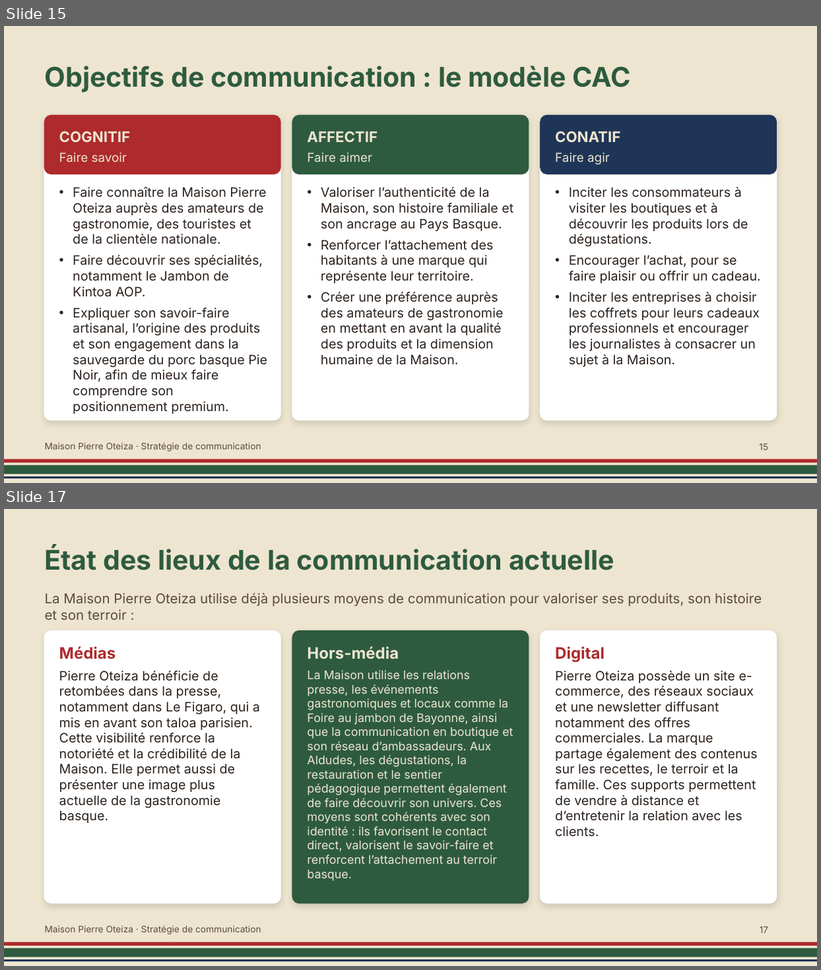
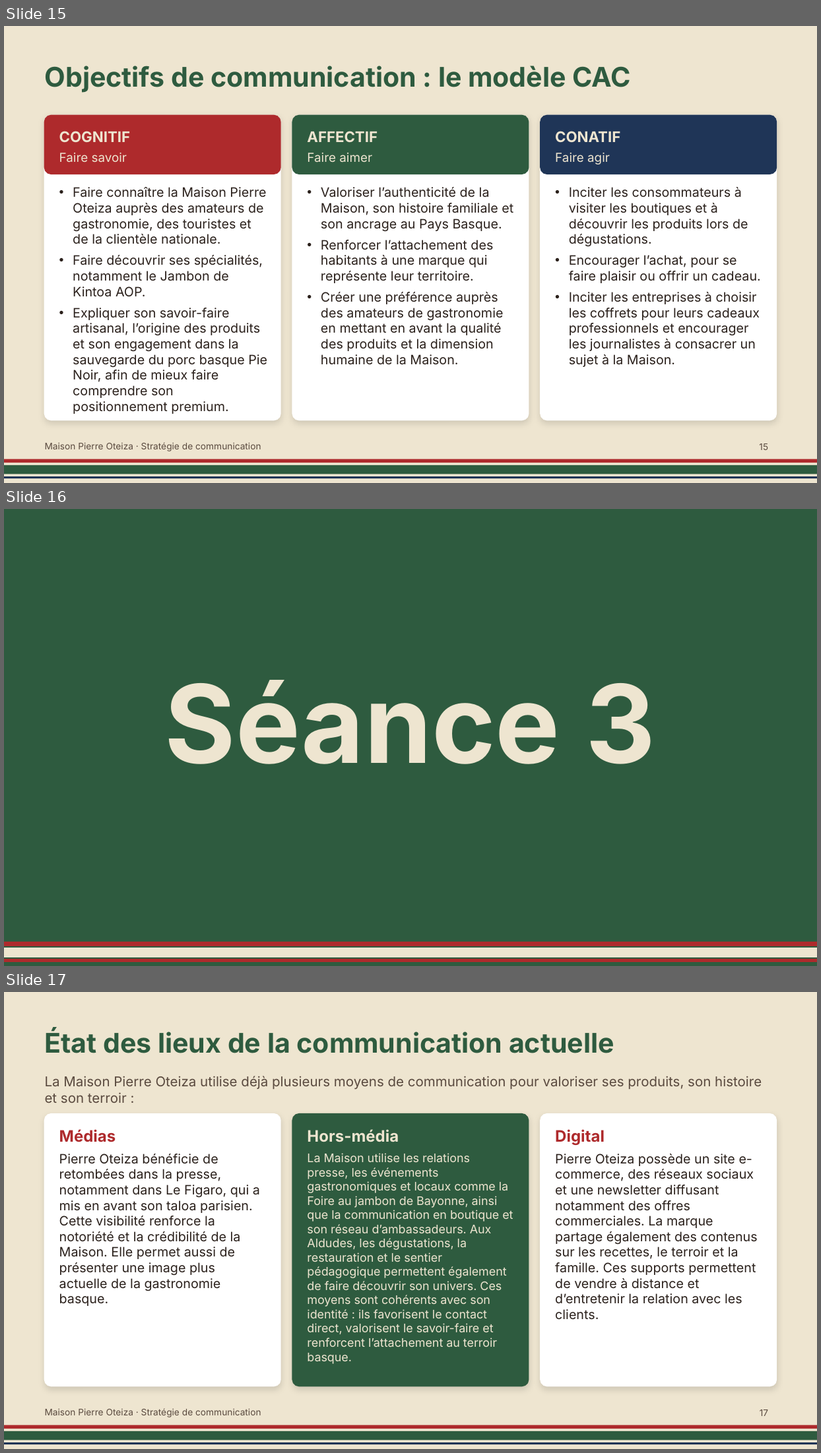
Before and after one commit to loulou64jgp/mes-skills, a slide deck: oteiza-prototype/presentation/Pierre_Oteiza_presentation.pptx. Shown one above the other, each under a label of ours: slides 15 and 17 before the commit, slides 15, 16 and 17 after it; the slides between them are not shown. The pictures are 821x970 and 821x1453 pixels, drawn with LibreOffice and Linux fonts; fonts in the diff are those of the drawing. Boxes give left, top, right and bottom in pixels: in the first picture for what was removed or moved away, otherwise in the second. Text is boxed around its words. In the diff, an @@ line names an element or a change of style, - is before the commit and + after.

```diff
--- a/oteiza-prototype/presentation/Pierre_Oteiza_presentation.pptx
+++ b/oteiza-prototype/presentation/Pierre_Oteiza_presentation.pptx
@@ slide 16 added at box(4, 509, 817, 966), background #2E5B3F @@
@@ text added at box(165, 680, 655, 764), 96 pt, text #EEE5D0, bold @@
+Séance 3
@@ rectangle added at box(4, 943, 817, 946), fill #AE2A2C, outline #AE2A2C 1 pt @@
@@ rectangle added at box(4, 949, 817, 958), fill #EEE5D0, outline #EEE5D0 1 pt @@
@@ rectangle added at box(4, 960, 817, 962), fill #AE2A2C, outline #AE2A2C 1 pt @@
```
Also in this commit, not shown: 1 slide changed, 6 other slides added, 7 slides removed, 2 other files.
